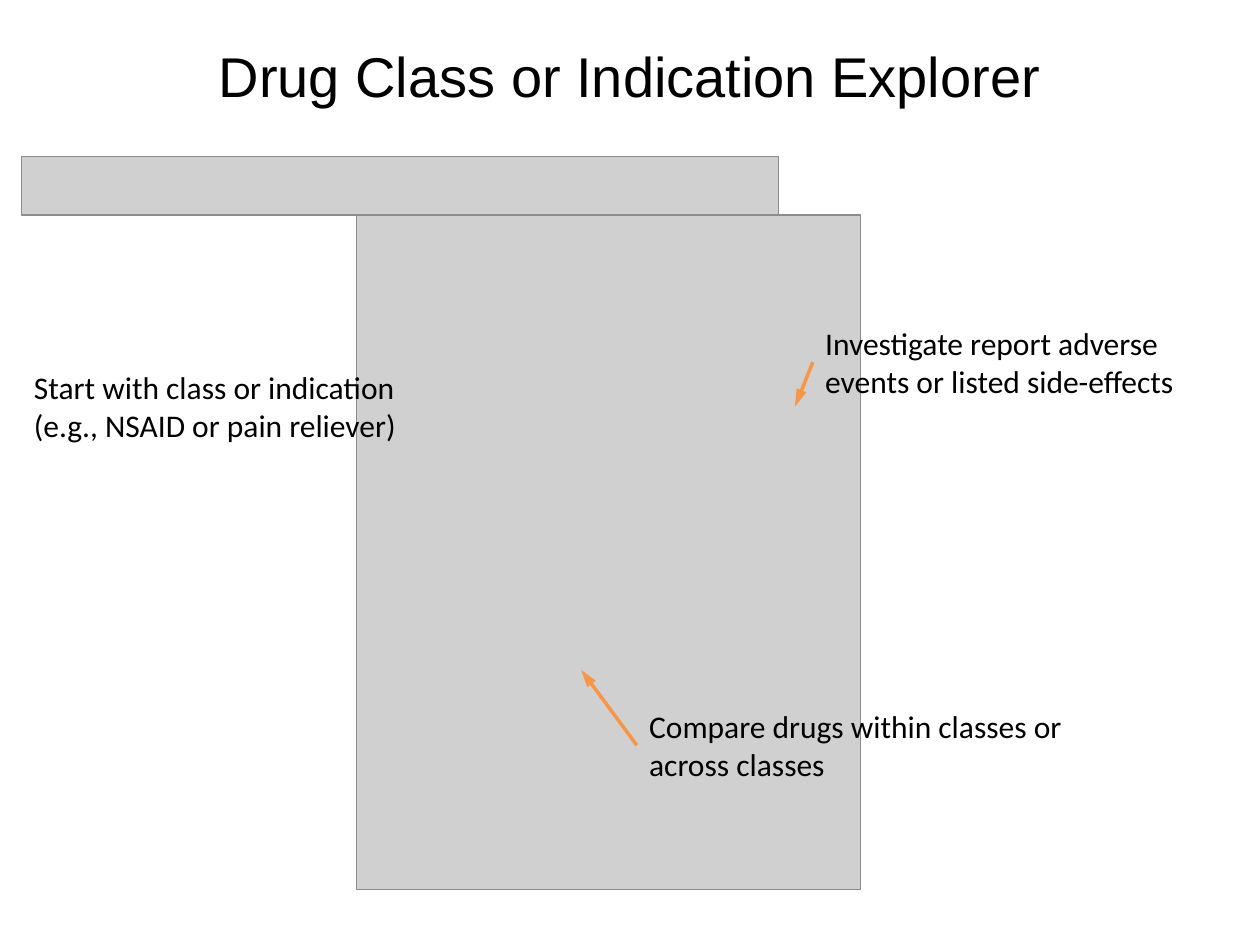
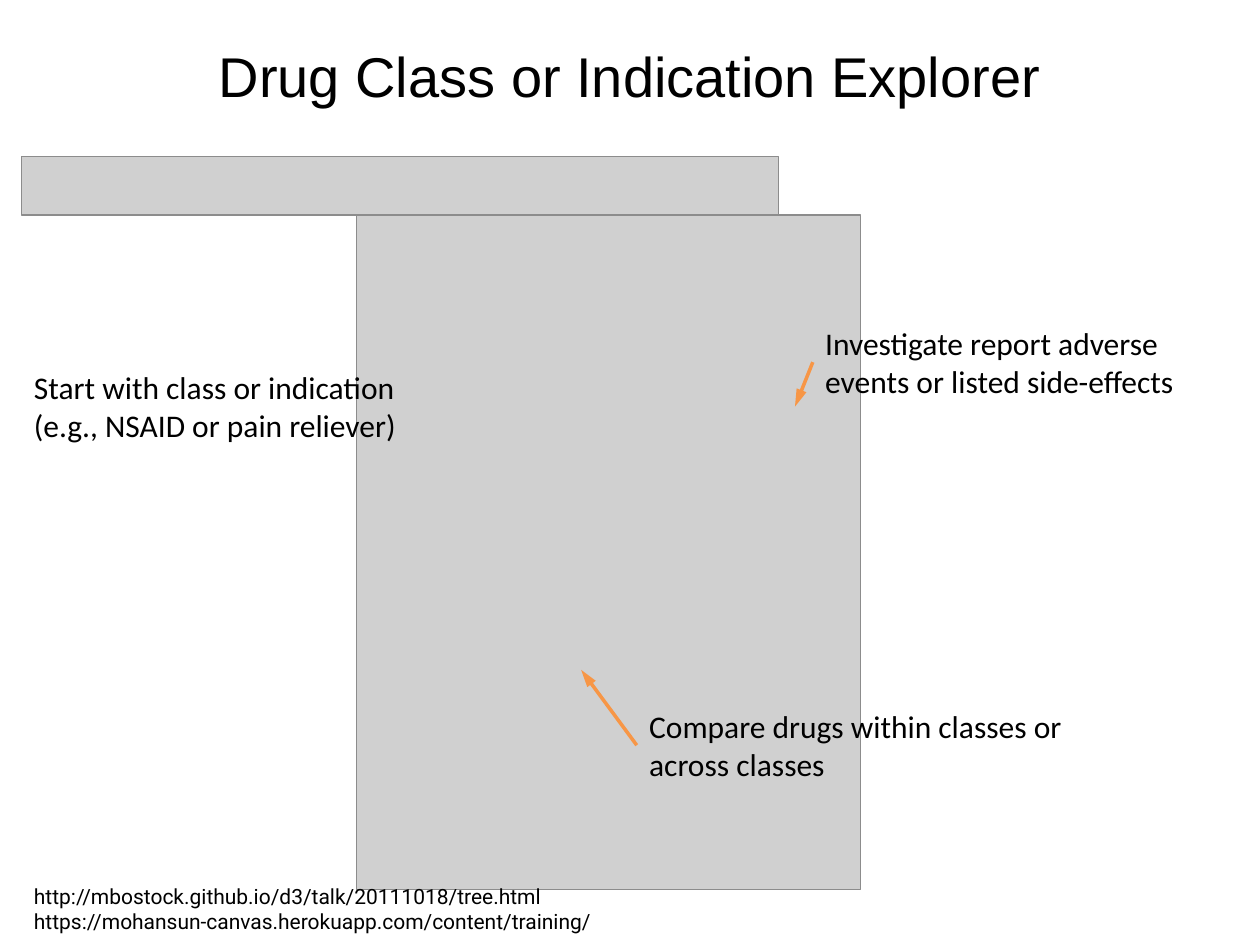
Before and after one commit to PluribusDigital/open-fda, a slide deck: slide 2 of doc/design_artifacts/drug_detail_mockup.pptx. Drawn at 1260x945 pixels with LibreOffice and Linux fonts; fonts in the diff are those of the drawing; grey boxes stand for pictures. Boxes give left, top, right and bottom in pixels: in the first picture for what was removed or moved away, otherwise in the second. Text is boxed around its words. In the diff, an @@ line names an element or a change of style, - is before the commit and + after.

```diff
--- a/doc/design_artifacts/drug_detail_mockup.pptx
+++ b/doc/design_artifacts/drug_detail_mockup.pptx
@@ text added at (x1=34, y1=884, x2=591, y2=934), 12 pt, text #000000 @@
+http://mbostock.github.io/d3/talk/20111018/tree.html
+https://mohansun-canvas.herokuapp.com/content/training/
```
Also in this commit, not shown: 1 other slide changed.
